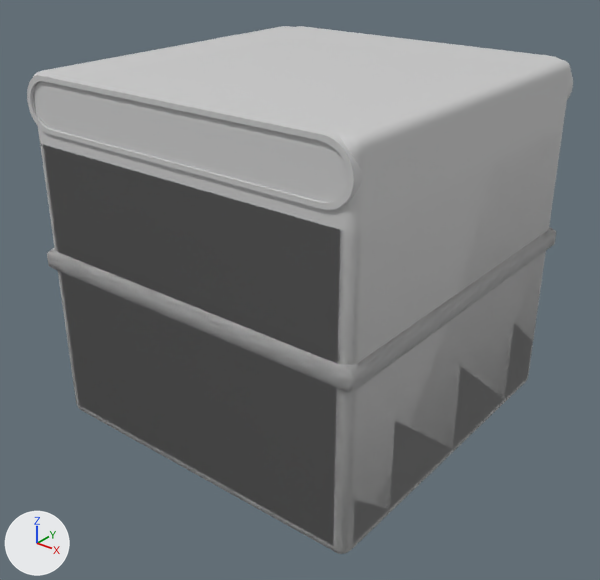
The FBX model Year3CapstoneProject/Assets/Art Assets/FBXs/Model_StagesBlock_ConveyorBelt_Completion.fbx as it was, and as the next commit left it.
Rendered twice from a 50 mm camera at (1.331, -1.706, 1.41) aimed at (0.013, -0.058, 0.389). Lighting does not change. The marker at lower left points along +X, +Y and +Z. Where no turn or scale is listed for an object, it has been applied to the vertices. Vertices at the same position are counted once.

The first picture shows 'Base', 'Rectangle002'.
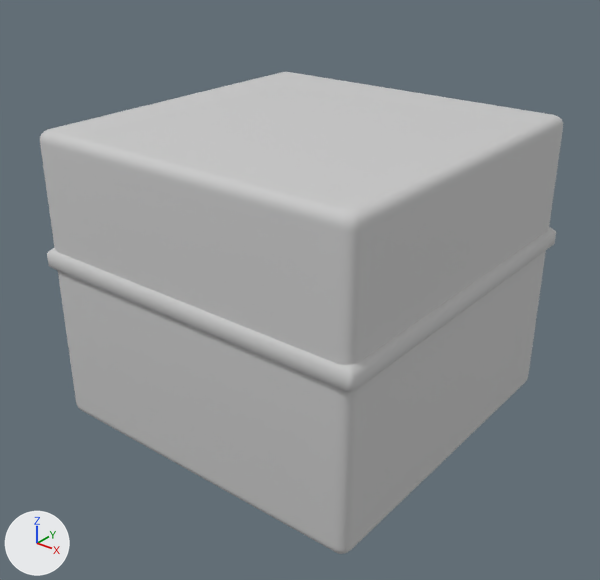
Where the newer file only moved an object's origin or applied its transform, the numbers keep the older frame.

Where the change shows, as pixel boxes [x1, y1, x2, y2] in the pictures (600 x 580 px):
'Base', reshaped (9% shorter): before [27, 26, 573, 553]; after [40, 72, 563, 554]
'Rectangle002', deleted: before [33, 26, 571, 554]
part 1 of me_mesh, deleted: before [27, 26, 573, 210]

The change in detail:
me_mesh has 1220 vertices, 2420 faces and spans x -0.512..0.512, y -0.512..0.512, z -0.494..0.506.
me_mesh is used by ob_base; location (0.0, 0.0, 0.494).
me_mesh part 1: the loose piece of 360 vertices spanning x -0.5..0.498, y -0.507..0.507, z 0.361..0.506 is deleted.
Object 'Rectangle002' (ob_rectangle002) is deleted.
